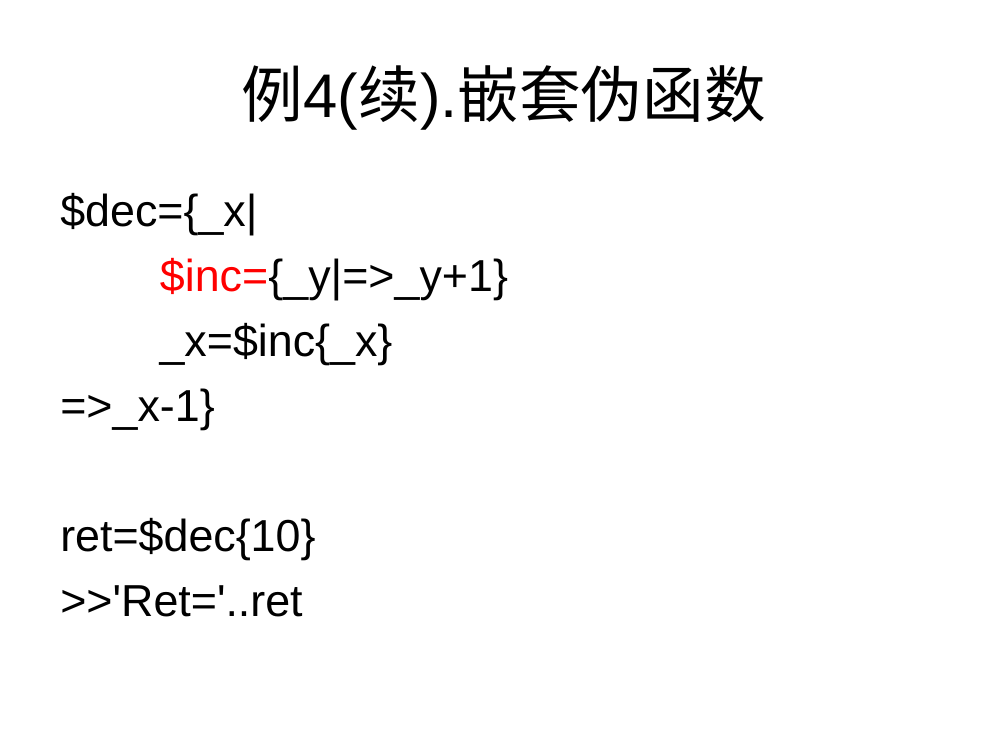
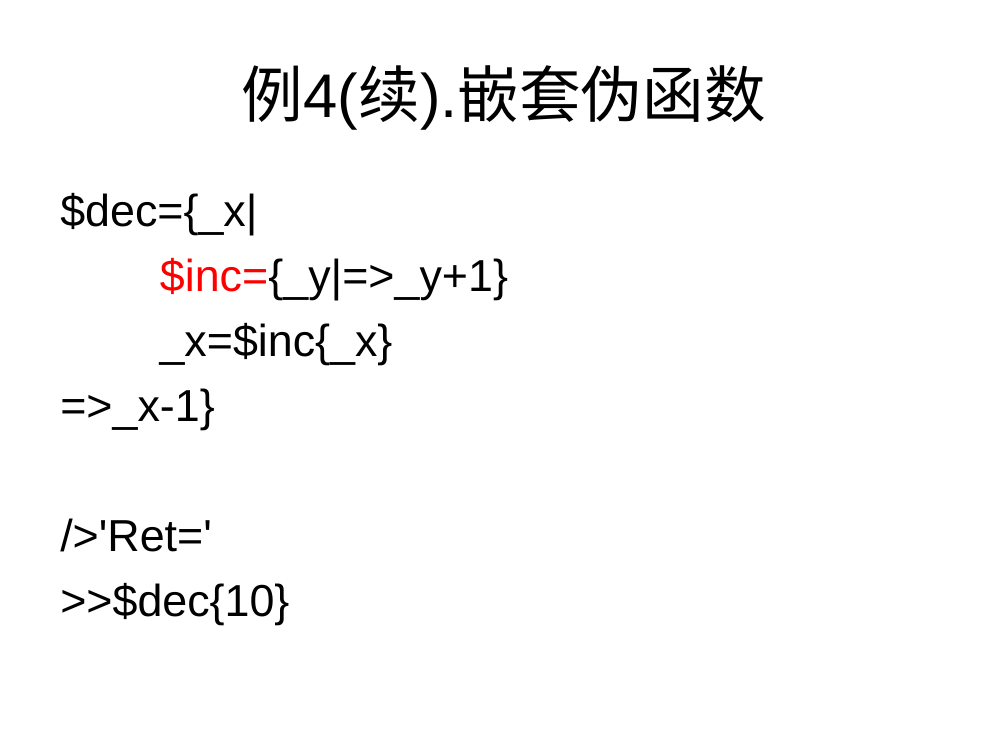
Before and after one commit to Kahsolt/Istah, a slide deck: slide 22 of doc/Istah语法书.ppt. Drawn at 1008x756 pixels with LibreOffice and Linux fonts; fonts in the diff are those of the drawing. Boxes give left, top, right and bottom in pixels: in the first picture for what was removed or moved away, otherwise in the second. Text is boxed around its words. In the diff, an @@ line names an element or a change of style, - is before the commit and + after.

```diff
--- a/doc/Istah语法书.ppt
+++ b/doc/Istah语法书.ppt
@@ text at bbox=[60, 518, 289, 625]: text changed @@
-ret=$dec{10}
->>'Ret='..ret
+/>'Ret='
+>>$dec{10}
```
Also in this commit, not shown: 7 other slides changed, 2 slides added, 1 slide removed, 48 other files.
